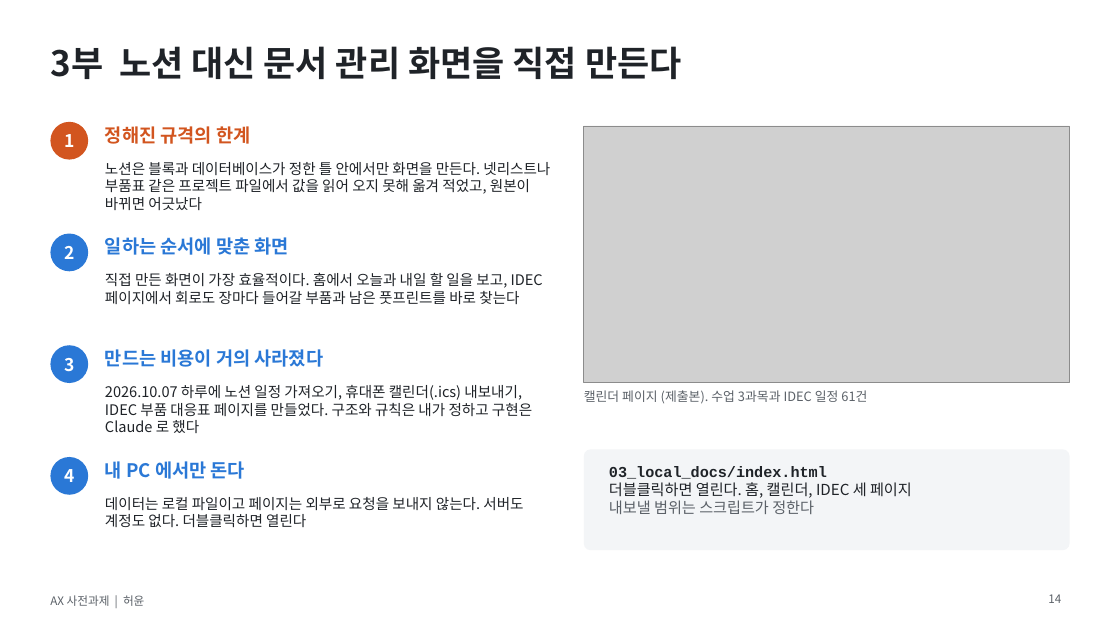
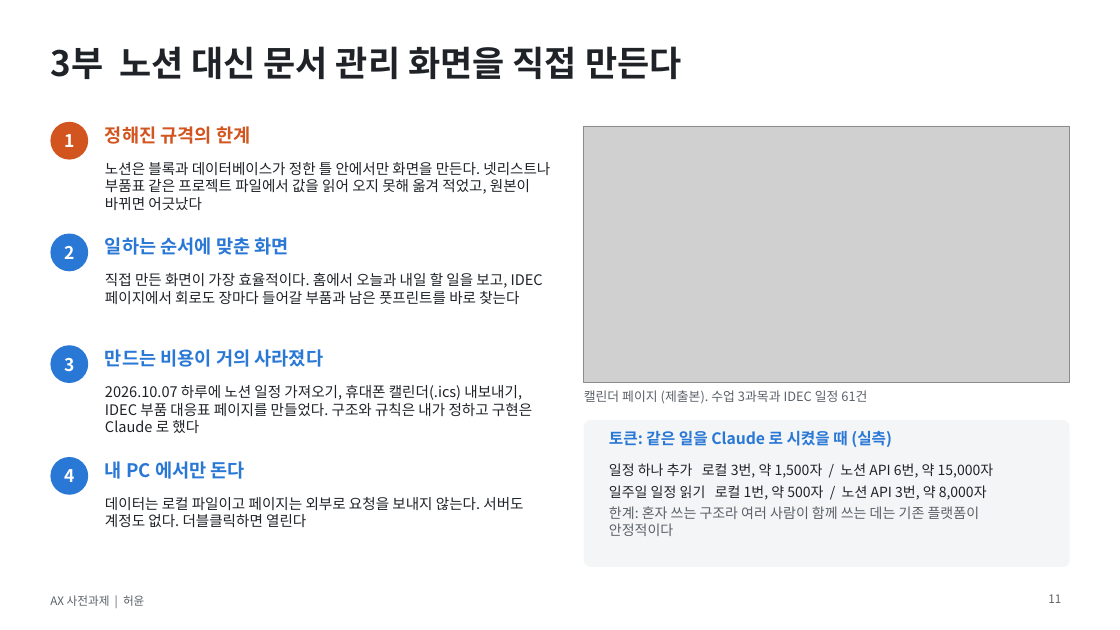
Before and after one commit to hwy-10/lgd-ax-portfolio, a slide deck: slide 11 of 발표자료.pptx (slide 14 before the commit). Drawn at 1120x630 pixels with LibreOffice and Linux fonts; fonts in the diff are those of the drawing; grey boxes stand for pictures. Boxes give left, top, right and bottom in pixels: in the first picture for what was removed or moved away, otherwise in the second. Text is boxed around its words. In the diff, an @@ line names an element or a change of style, - is before the commit and + after.

```diff
--- a/발표자료.pptx
+++ b/발표자료.pptx
@@ rounded rectangle resized from (x1=584, y1=450, x2=1070, y2=550) to (x1=584, y1=420, x2=1070, y2=567) @@
@@ rounded rectangle at (x1=584, y1=420, x2=1070, y2=567): proportions changed @@
@@ text at (x1=609, y1=430, x2=892, y2=447): text changed; size 13 to 13.5 pt; text colour #1F2328 to #2A78D6; bold on @@
-03_local_docs/index.html
-더블클릭하면 열린다. 홈, 캘린더, IDEC 세 페이지
-내보낼 범위는 스크립트가 정한다
+토큰: 같은 일을 Claude 로 시켰을 때 (실측)
@@ text added at (x1=609, y1=463, x2=994, y2=536), 12 pt, text #1F2328 @@
+일정 하나 추가 로컬 3번, 약 1,500자 / 노션 API 6번, 약 15,000자
+일주일 일정 읽기 로컬 1번, 약 500자 / 노션 API 3번, 약 8,000자
+한계: 혼자 쓰는 구조라 여러 사람이 함께 쓰는 데는 기존 플랫폼이 안정적이다
@@ page number at (x1=1048, y1=594, x2=1061, y2=603): text changed @@
-14
+11
```
Also in this commit, not shown: 4 other slides changed, 1 slide added, 18 slides removed, 3 other files.
